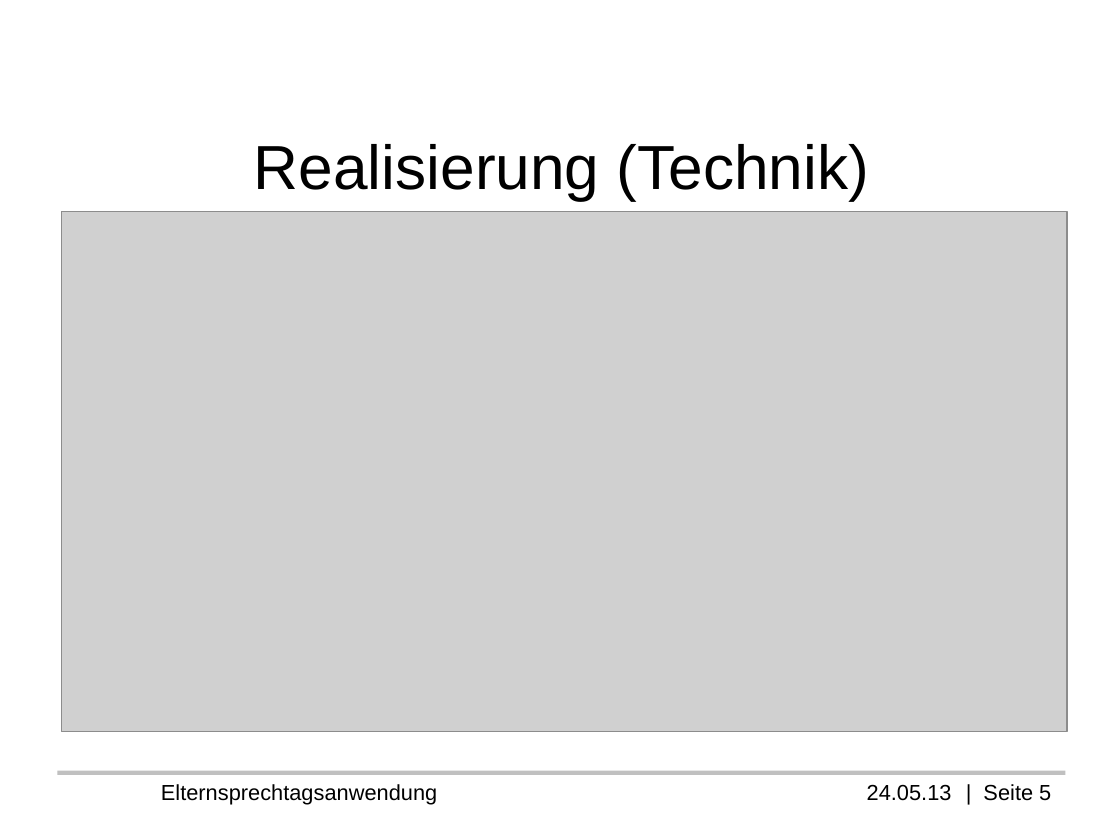
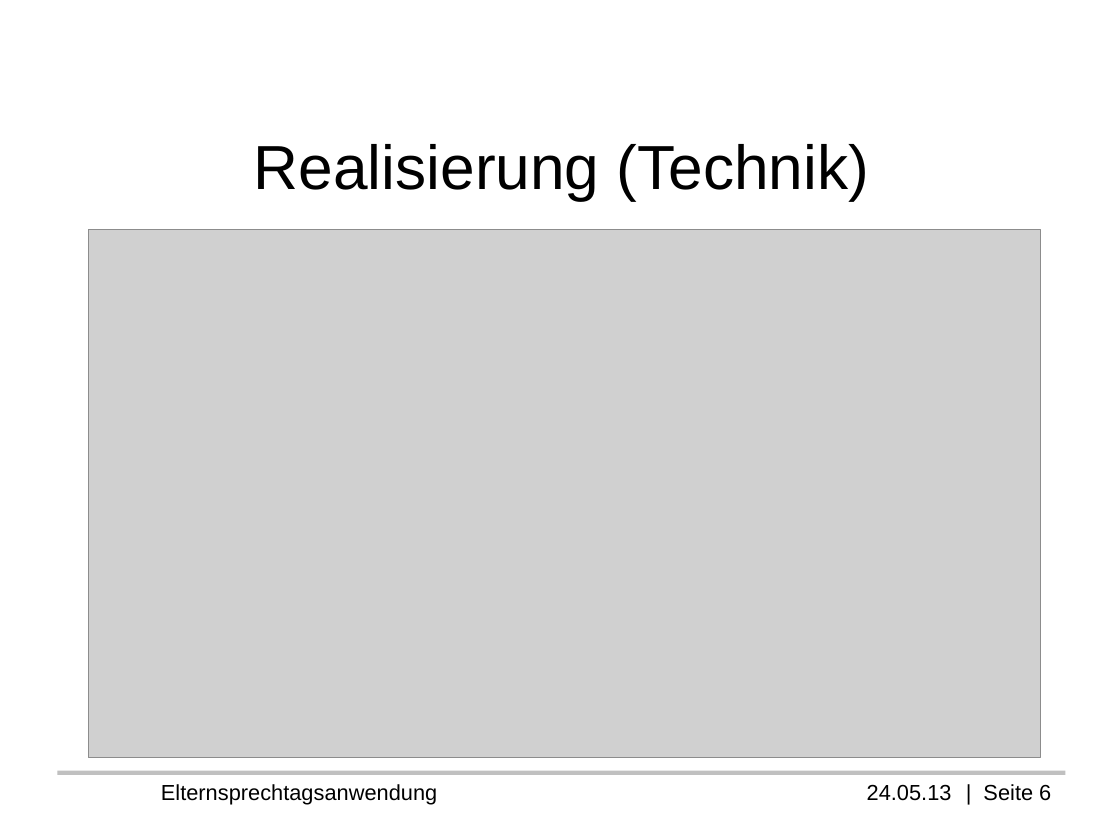
Before and after one commit to Professi/esta, a slide deck: slide 6 of docs/Praesentation/Elternsprechtagsanwendung(ESTA).odp (slide 5 before the commit). Drawn at 1120x840 pixels with LibreOffice and Linux fonts; fonts in the diff are those of the drawing; grey boxes stand for pictures; background and template pictures are left out. Boxes give left, top, right and bottom in pixels: in the first picture for what was removed or moved away, otherwise in the second. Text is boxed around its words. In the diff, an @@ line names an element or a change of style, - is before the commit and + after.

```diff
--- a/docs/Praesentation/Elternsprechtagsanwendung(ESTA).odp
+++ b/docs/Praesentation/Elternsprechtagsanwendung(ESTA).odp
@@ picture: place and size @@
-picture at (62, 212, 1067, 732)
+picture at (88, 230, 1040, 758)
@@ text at (161, 784, 1051, 805): text changed @@
-Elternsprechtagsanwendung 24.05.13 | Seite 5
+Elternsprechtagsanwendung 24.05.13 | Seite 6
```
Also in this commit, not shown: 2 other slides changed, 3 slides added, 5 other files.
